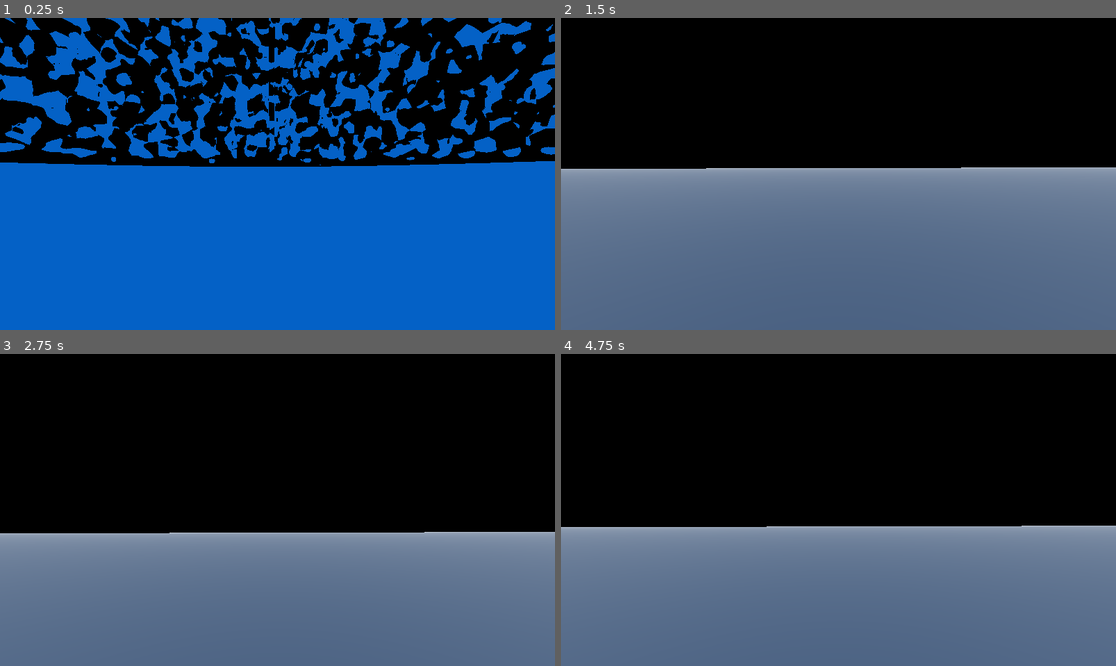
Above: before the commit, frames 1-4 (two rows, left to right).
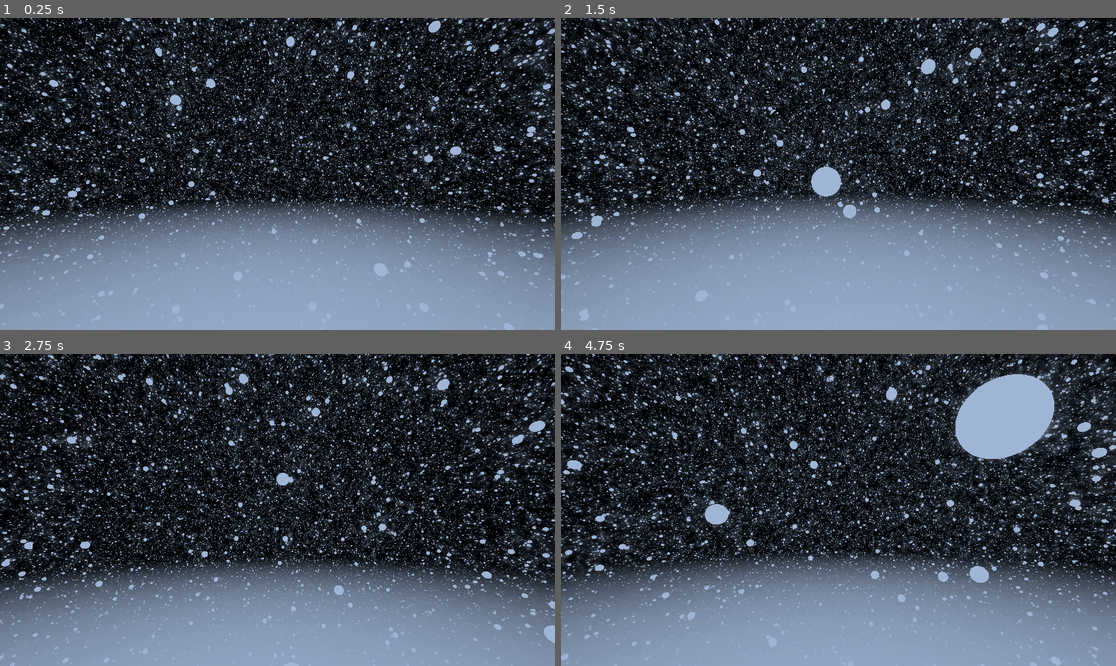
Above: after the commit, the same moments.

Repository: watson-disambiguation/shader-demos
Game: Godot game, scene res://Scenes/rain.tscn
Same seed, same stepped clock (60 frames per second), same inputs: the game is played once before the commit and once after it.
Inputs (mouse positions are in pixels of both pictures, inside the frame that each line leads up to):
- Up to frame 1 (0.25 s): no input
- Up to frame 2 (1.5 s): tap Enter at 0.5 s; move the mouse to (866, 174) at 0.52 s; hold Up (ui_up) from 0.53 s (still down); move the mouse to (810, 174) at 1.27 s
- Up to frame 3 (2.75 s): keep holding Up (ui_up); move the mouse to (288, 503) at 2.02 s
- Up to frame 4 (4.75 s): keep holding Up (ui_up); move the mouse to (832, 516) at 2.77 s; move the mouse to (877, 513) at 3.52 s; move the mouse to (794, 506) at 4.27 s

The runs differ from the first frame. In frame 1, 84% of the frame differs, in the area x 0-100%, y 0-100%; in frame 2, 70%; in frame 3, 61%; in frame 4, 72%.

Commit message:
Converted rain shader to snow, fixed edges of domain repetition

Diff:
--- a/Scenes/rain.tscn
+++ b/Scenes/rain.tscn
@@ -10,20 +10,21 @@
 shader_parameter/blurTime = 0.01
 shader_parameter/nearFogBlend = 0.0
 shader_parameter/farFogBlend = 10.0
-shader_parameter/surfaceHeight = 0.5
-shader_parameter/radius = 0.01
-shader_parameter/rainSpeed = 9.0
-shader_parameter/rainSpacing = 0.5
+shader_parameter/surfaceHeight = -1.0
+shader_parameter/radius = 0.005
+shader_parameter/rainSpeed = 0.5
+shader_parameter/rainSpacing = 0.15
 shader_parameter/offset = 0.4
 shader_parameter/mergeRadius = 0.1
 shader_parameter/aoDist = 1.15
 shader_parameter/aoSamples = 5
 shader_parameter/aoStrength = 0.565
-shader_parameter/fogColour = Color(0.0392157, 0.380392, 0.776471, 1)
-shader_parameter/objColour = Color(0.258824, 0.352941, 0.486275, 1)
+shader_parameter/fogColour = Color(0, 0, 0, 1)
+shader_parameter/objColour = Color(0.619608, 0.709804, 0.839216, 1)
 shader_parameter/camRadius = 1.0
 
 [node name="Rain" type="Node3D"]
 
 [node name="RaymarchCamera" parent="." instance=ExtResource("1_t2nkc")]
 raymarch_shader = SubResource("ShaderMaterial_d6vvl")
+speed = 1.0
--- a/Shaders/rain.gdshader
+++ b/Shaders/rain.gdshader
@@ -32,15 +32,16 @@
 float repeatedRain( vec3 p, float s )
 {
     vec3 id = round(p/s);
-
+    vec3 o = sign(p - s * id);
     float d = 1e20;
 	for( int k=0; k<2; k++ )
     for( int j=0; j<2; j++ )
     for( int i=0; i<2; i++ )
     {
-        vec3 rid = id + vec3(float(i),float(j),float(k));
+        vec3 rid = id + vec3(float(i),float(j),float(k)) * o;
         vec3 r = p - s*rid;
-        d = min( d, sphere(r + hash33(rid) * offset, radius) );
+		vec3 offsetVector = (2.*hash33(rid)-1.) * (0.5 * rainSpacing);
+        d = min( d, sphere(r + offsetVector, radius) );
     }
     return d;
 }
@@ -50,7 +51,7 @@
 	pos.y -= time * rainSpeed;
 	float rain = repeatedRain(pos,rainSpacing);
 	rain = round_merge(rain,surface,mergeRadius);
-	return round_intersect(rain,-sphere(camPos,camRadius),mergeRadius);
+	return rain;
 }
 
 vec3 normal(vec3 pos, vec3 camPos, float time) {
@@ -92,25 +93,18 @@
 }
 
 void fragment() {
+	vec3 col = objColour;
 	float time = TIME;
-	float blurStep = blurTime / float(blurIterations);
-	vec3 finalColour = vec3(0);
-	for(int i = 0; i < blurIterations; i++) {
-		time -= blurStep;
-		vec3 ro = CAMERA_POSITION_WORLD;
-		vec3 rd = -normalize( (INV_VIEW_MATRIX * vec4(VIEW,0)).xyz );
-		float dist = raymarch(ro,rd,time);
-		vec3 pos = ro + rd * dist;
-		vec3 normal = normal(pos,ro,time);
-		float fog = smoothstep(nearFogBlend,farFogBlend,dist);
-		float fresnel = 1.-pow(clamp(0,1,dot(-rd,normal)),0.1);
-		vec3 col = mix(objColour,vec3(1),fresnel);
-		col = mix(col,fogColour,fog);
-		finalColour += col;
-	}
-
-	finalColour /= float(blurIterations);
-	ALBEDO = finalColour;
+	vec3 ro = CAMERA_POSITION_WORLD;
+	vec3 rd = -normalize( (INV_VIEW_MATRIX * vec4(VIEW,0)).xyz );
+	float dist = raymarch(ro,rd,time);
+	vec3 pos = ro + rd * dist;
+	vec3 normal = normal(pos,ro,time);
+	float fog = smoothstep(nearFogBlend,farFogBlend,dist);
+	//float fresnel = 1.-pow(clamp(0,1,dot(-rd,normal)),0.1);
+	//vec3 col = mix(objColour,vec3(1),fresnel);
+	col = mix(col,fogColour,fog);
+	ALBEDO = col;
 
 
 }
--- a/Shaders/raymarch_camera.gdshader
+++ b/Shaders/raymarch_camera.gdshader
@@ -17,7 +17,7 @@
 uniform vec3 objColour : source_color;
 
 const int maxSteps = 128;
-const float EPS = 0.0001;
+const float EPS = 0.001;
 
 
 
